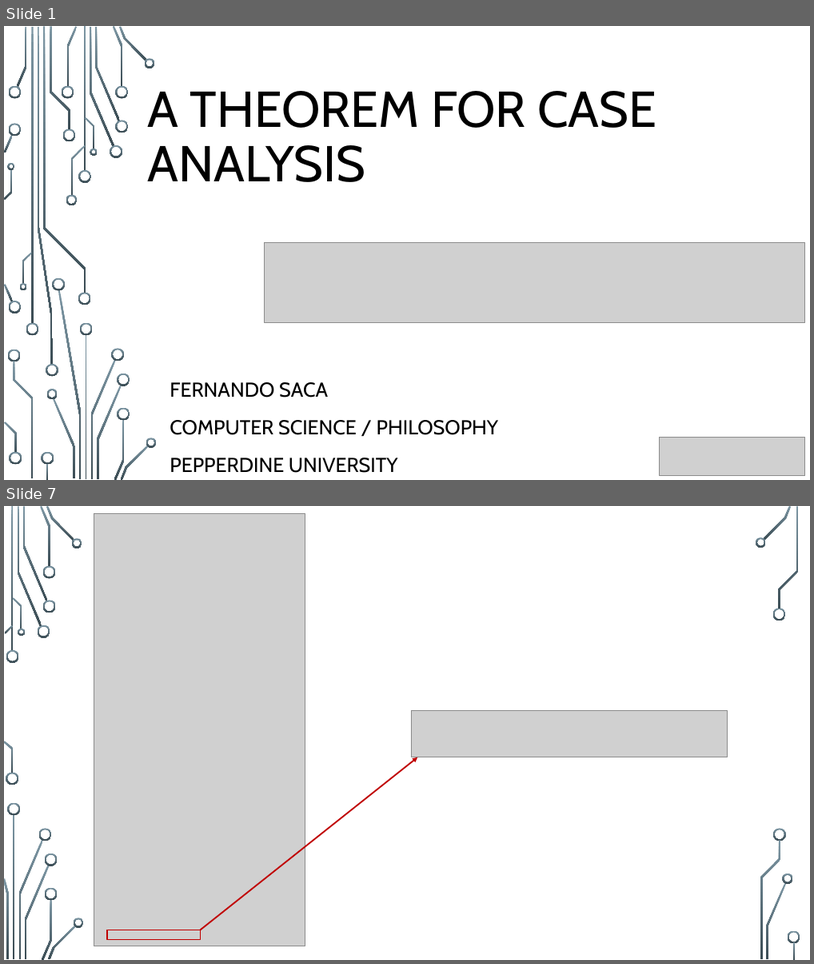
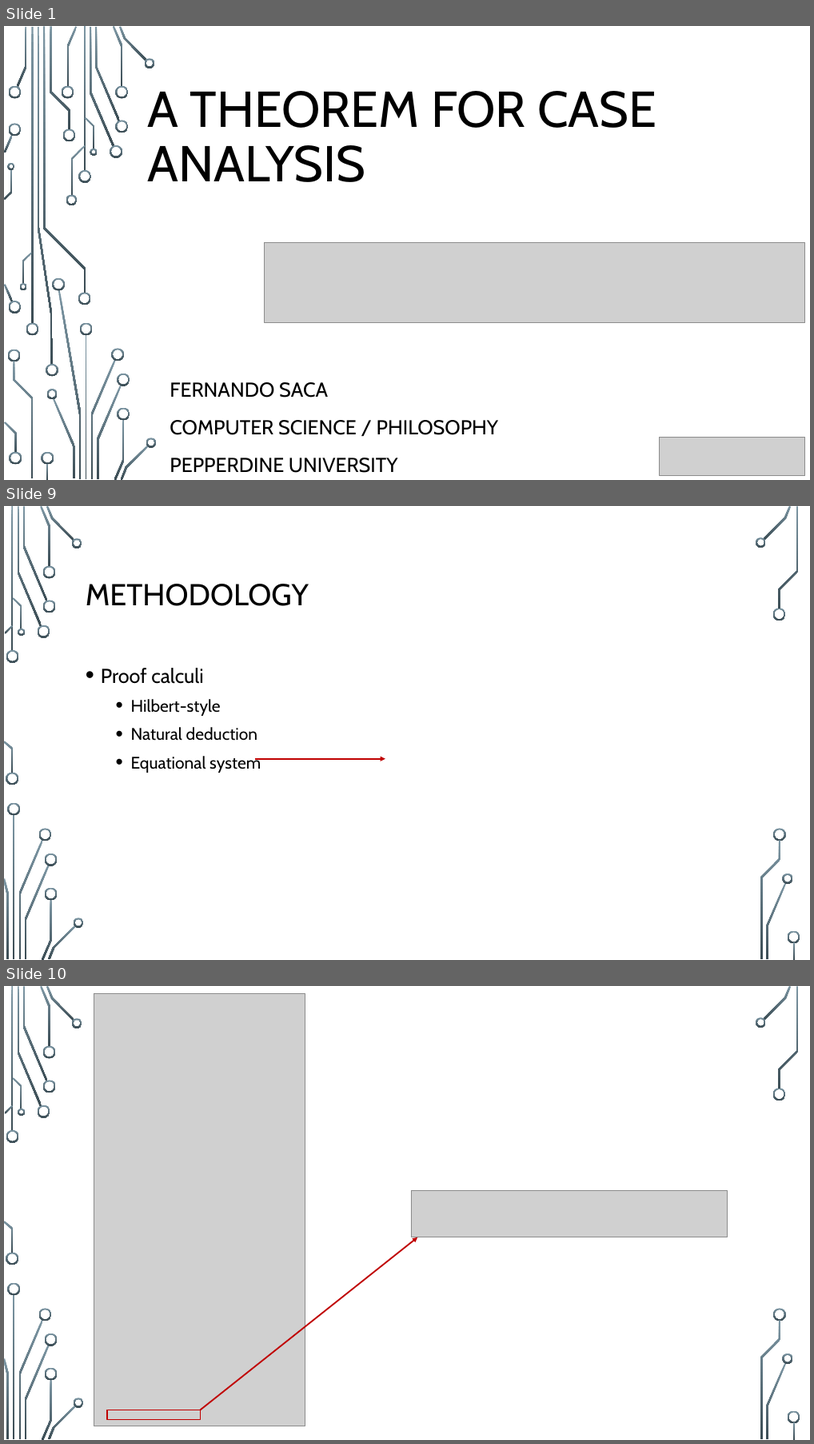
Before and after one commit to StanWarford/case-analysis, a slide deck: SCCUR-slides.pptx. Shown one above the other, each under a label of ours: slides 1 and 7 before the commit, slides 1, 9 and 10 after it; the slides between them are not shown. The pictures are 814x964 and 814x1444 pixels, drawn with LibreOffice and Linux fonts; fonts in the diff are those of the drawing; grey boxes stand for pictures; background and template pictures are left out. Boxes give left, top, right and bottom in pixels: in the first picture for what was removed or moved away, otherwise in the second. Text is boxed around its words. In the diff, an @@ line names an element or a change of style, - is before the commit and + after.

```diff
--- a/SCCUR-slides.pptx
+++ b/SCCUR-slides.pptx
@@ slide 9 added at box(4, 506, 810, 960), background picture (left out); not listed: 36 template elements that a slide beside it also shows @@
@@ title added at box(86, 584, 309, 606), 36 pt, text #000000 @@
+METHODOLOGY
@@ text added at box(101, 668, 261, 772), 20 pt, text #000000 @@
+• Proof calculi
+  • Hilbert-style
+  • Natural deduction
+  • Equational system
@@ arrow added from (256, 759) to (386, 759), #C00000 1.75 pt @@
@@ what was slide 7 is now slide 10 @@
```
Also in this commit, not shown: 5 slides changed, 3 other slides added, 1 slide removed.
